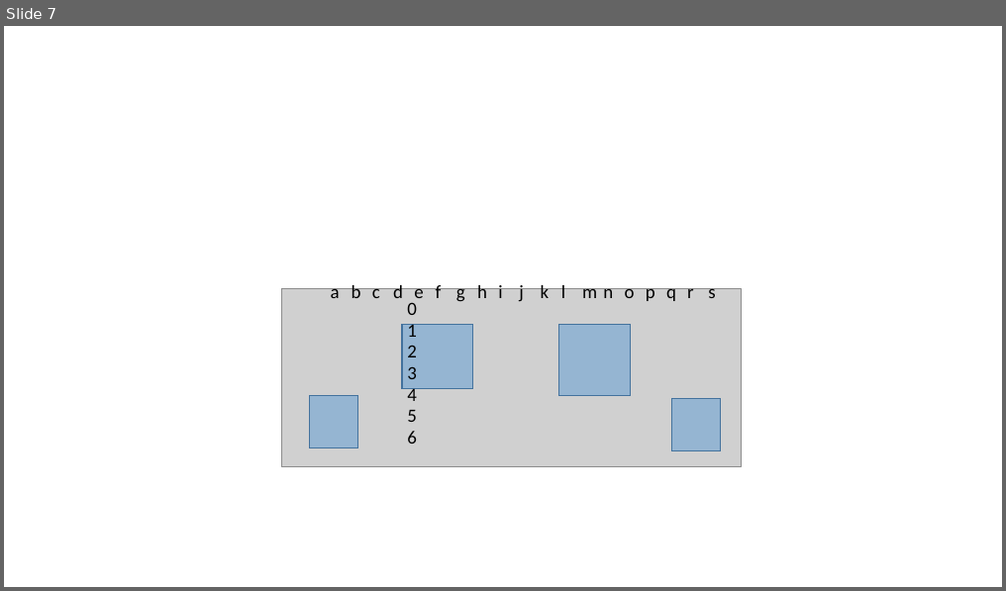
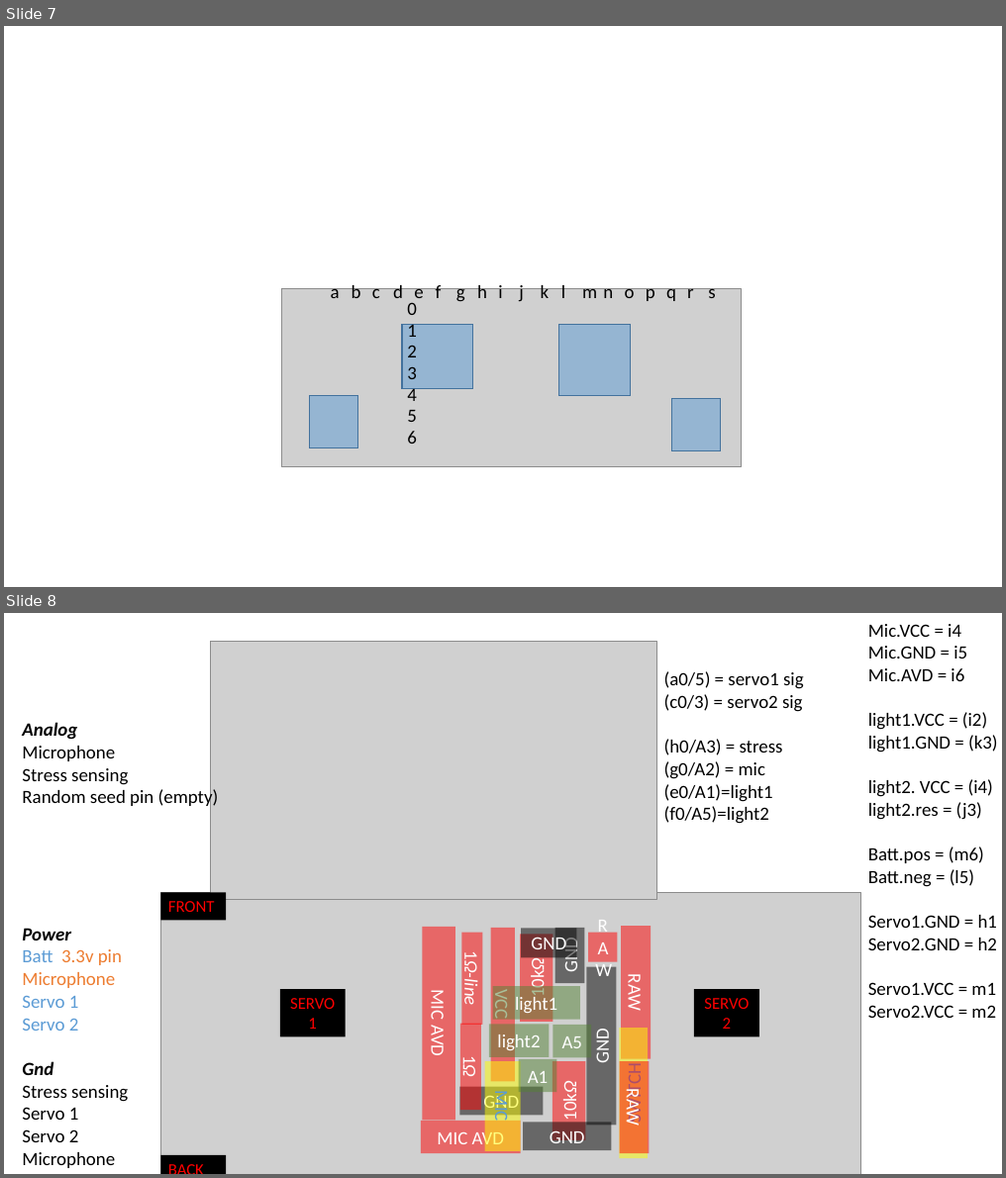
Before and after one commit to wsavoie/ArduinoSmarticle, a slide deck: docs/wiring.pptx. Shown one above the other, each under a label of ours: slide 7 before the commit, slides 7 and 8 after it. The pictures are 1006x591 and 1006x1178 pixels, drawn with LibreOffice and Linux fonts; fonts in the diff are those of the drawing; grey boxes stand for pictures. Boxes give left, top, right and bottom in pixels: in the first picture for what was removed or moved away, otherwise in the second. Text is boxed around its words. In the diff, an @@ line names an element or a change of style, - is before the commit and + after.

```diff
--- a/docs/wiring.pptx
+++ b/docs/wiring.pptx
@@ slide 8 added at (4,613,1002,1174), background #FFFFFF @@
@@ picture added at (210,641,657,900) @@
@@ text added at (868,624,998,1018), 18 pt, text #000000 @@
+Mic.VCC = i4
+Mic.GND = i5
+Mic.AVD = i6
+light1.VCC = (i2)
+light1.GND = (k3)
+light2. VCC = (i4)
+light2.res = (j3)
+Batt.pos = (m6)
+Batt.neg = (l5)
+Servo1.GND = h1
+Servo2.GND = h2
+Servo1.VCC = m1
+Servo2.VCC = m2
@@ text added at (664,671,804,824), 18 pt, text #000000 @@
+(a0/5) = servo1 sig
+(c0/3) = servo2 sig
+(h0/A3) = stress
+(g0/A2) = mic
+(e0/A1)=light1
+(f0/A5)=light2
@@ text added at (22,722,219,809), 18 pt, text #000000 @@
+Analog
+Microphone
+Stress sensing
+Random seed pin (empty)
@@ picture added at (161,893,861,1174) @@
@@ rectangle added at (161,893,227,921), fill #000000, 16 pt, text #FF0000 @@
+FRONT
@@ text added at (22,928,122,1031), 18 pt, text #000000 @@
+Power
+Batt 3.3v pin
+Microphone
+Servo 1
+Servo 2
+Gnd
+Stress sensing
+Servo 1
+Servo 2
+Microphone
@@ rectangle added at (423,926,455,1120), fill #FF0000 at 50% opacity, 18 pt, text #FFFFFF @@
+MIC AVD
@@ rectangle added at (461,933,483,1025), fill #FF0000 at 50% opacity, 18 pt, text #FFFFFF, italic @@
+1Ω-line
@@ rectangle added at (491,928,515,1081), fill #FF0000 at 50% opacity, 18 pt, text #FFFFFF @@
+VCC
@@ rectangle added at (520,934,553,1022), fill #FF0000 at 50% opacity, 18 pt, text #FFFFFF @@
+10kΩ
@@ rectangle added at (522,928,576,959), fill #000000 at 50% opacity, 18 pt, text #FFFFFF @@
+GND
@@ rectangle added at (555,928,585,983), fill #000000 at 50% opacity, 18 pt, text #FFFFFF @@
+GND
@@ rectangle added at (588,933,617,962), fill #FF0000 at 50% opacity, 18 pt, text #FFFFFF @@
+RAW
@@ rectangle added at (621,926,650,1059), fill #FF0000 at 50% opacity, 18 pt, text #FFFFFF @@
+RAW
@@ rectangle added at (586,967,616,1126), fill #000000 at 50% opacity, 18 pt, text #FFFFFF @@
+GND
@@ rectangle added at (280,989,346,1038), fill #000000, 16 pt, text #FF0000 @@
+SERVO 1
@@ rectangle added at (493,986,580,1020), fill #548235 at 50% opacity, 18 pt, text #FFFFFF @@
+light1
@@ rectangle added at (694,989,759,1038), fill #000000, 16 pt, text #FF0000 @@
+SERVO 2
@@ rectangle added at (460,1023,481,1110), fill #FF0000 at 50% opacity, 18 pt, text #FFFFFF @@
+1Ω
@@ rectangle added at (489,1024,549,1057), fill #548235 at 50% opacity, 18 pt, text #FFFFFF @@
+light2
@@ rectangle added at (552,1025,591,1058), fill #548235 at 50% opacity, 18 pt, text #FFFFFF @@
+A5
@@ rectangle added at (619,1028,648,1159), fill #FFFF00 at 50% opacity, 18 pt, text #5B9BD5 @@
+SWITCH
@@ rectangle added at (460,1087,543,1115), fill #000000 at 50% opacity, 18 pt, text #FFFFFF @@
+GND
@@ rectangle added at (484,1062,521,1152), fill #FFFF00 at 50% opacity, 18 pt, text #5B9BD5 @@
+MIC
@@ rectangle added at (519,1059,556,1092), fill #548235 at 50% opacity, 18 pt, text #FFFFFF @@
+A1
@@ rectangle added at (552,1061,586,1141), fill #FF0000 at 50% opacity, 18 pt, text #FFFFFF @@
+10kΩ
@@ rectangle added at (619,1061,648,1154), fill #FF0000 at 50% opacity, 18 pt, text #FFFFFF @@
+RAW
@@ rectangle added at (421,1121,521,1154), fill #FF0000 at 50% opacity, 18 pt, text #FFFFFF @@
+MIC AVD
@@ rectangle added at (523,1122,611,1151), fill #000000 at 50% opacity, 18 pt, text #FFFFFF @@
+GND
@@ rectangle added at (161,1156,227,1174), fill #000000, 16 pt, text #FF0000 @@
+BACK
```
Also in this commit, not shown: 1 slide changed, 13 other files.
